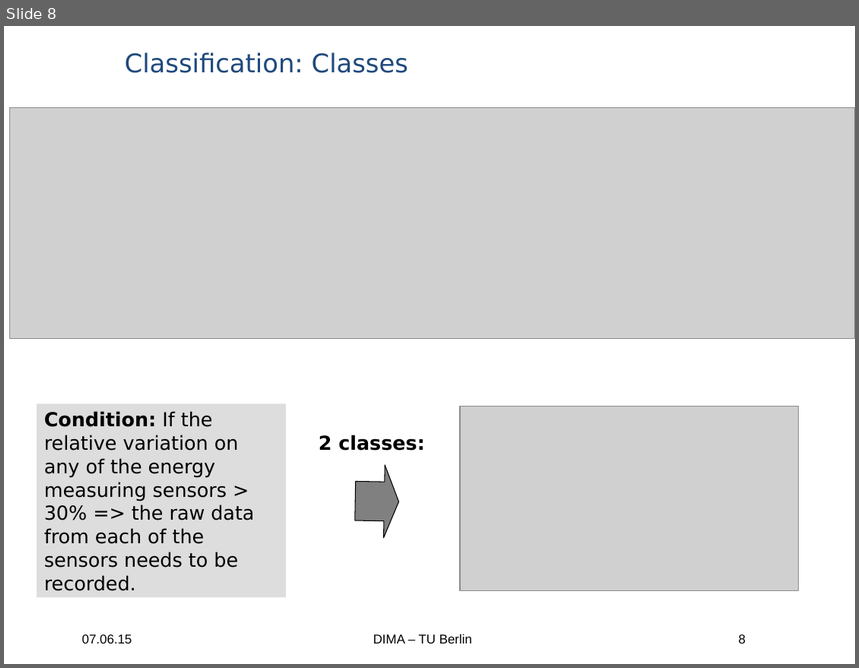
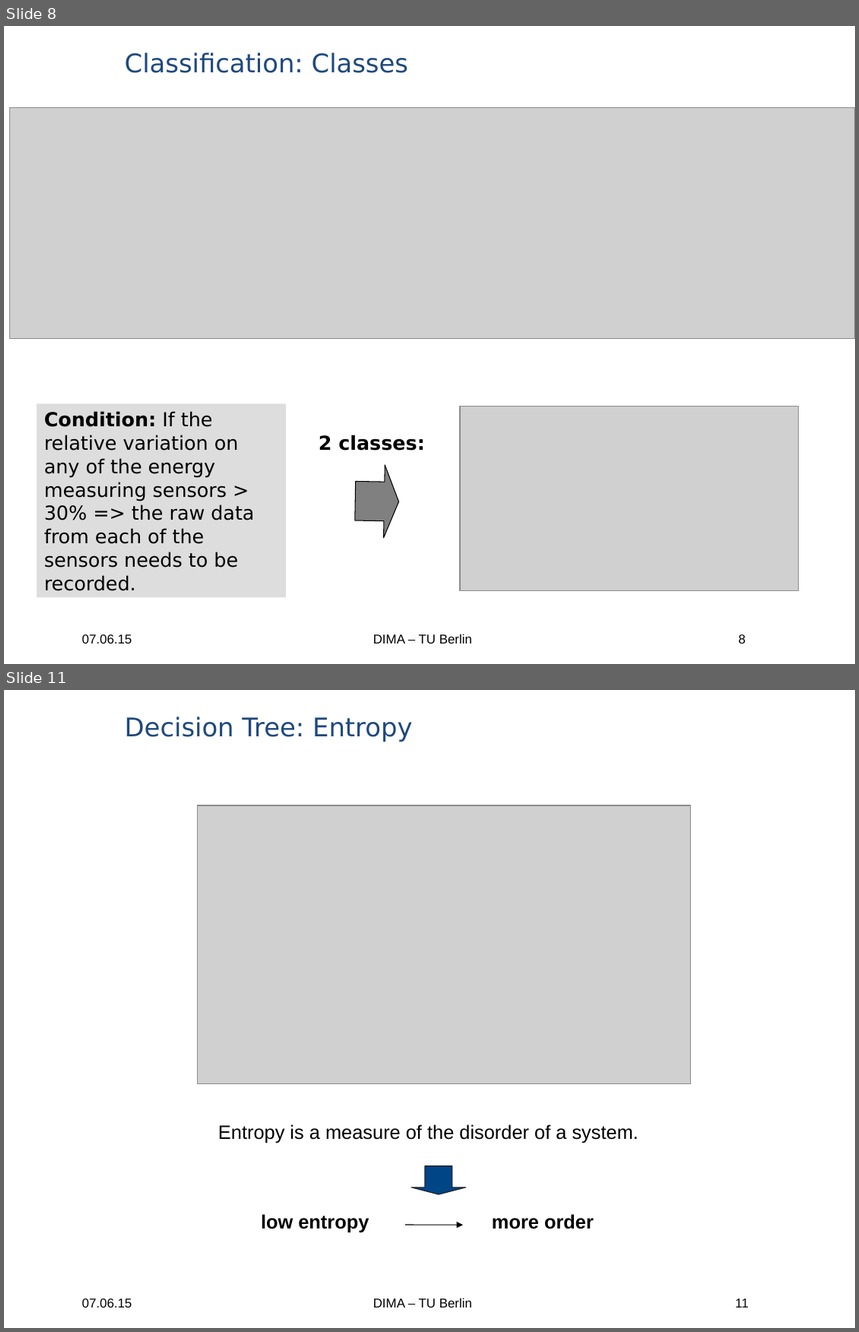
Before and after one commit to ericdoerheit/DBPRO2015, a slide deck: Presentations/Presentation 3.ppt. Shown one above the other, each under a label of ours: slide 8 before the commit, slides 8 and 11 after it; the slides between them are not shown. The pictures are 859x668 and 859x1332 pixels, drawn with LibreOffice and Linux fonts; fonts in the diff are those of the drawing; grey boxes stand for pictures; background and template pictures are left out. Boxes give left, top, right and bottom in pixels: in the first picture for what was removed or moved away, otherwise in the second. Text is boxed around its words. In the diff, an @@ line names an element or a change of style, - is before the commit and + after.

```diff
--- a/Presentations/Presentation 3.ppt
+++ b/Presentations/Presentation 3.ppt
@@ slide 11 added at (4,690,855,1328), background picture (left out); not listed: 3 template elements that a slide beside it also shows @@
@@ text added at (125,717,413,742), 24 pt, text #1F497D @@
+Decision Tree: Entropy
@@ picture added at (198,806,692,1084) @@
@@ text added at (218,1125,639,1144), 18 pt, text #000000 @@
+Entropy is a measure of the disorder of a system.
@@ down arrow added at (412,1167,467,1195), fill #004586, outline #1C1C1C 0.74 pt @@
@@ text added at (261,1214,369,1233), 18 pt, text #000000, bold @@
+low entropy
@@ arrow added from (405, 1225) to (463, 1225), #000000 0.74 pt @@
@@ text added at (492,1214,594,1230), 18 pt, text #000000, bold @@
+more order
```
Also in this commit, not shown: 6 slides changed, 2 other slides added, 2 slides removed, 1 other file.
